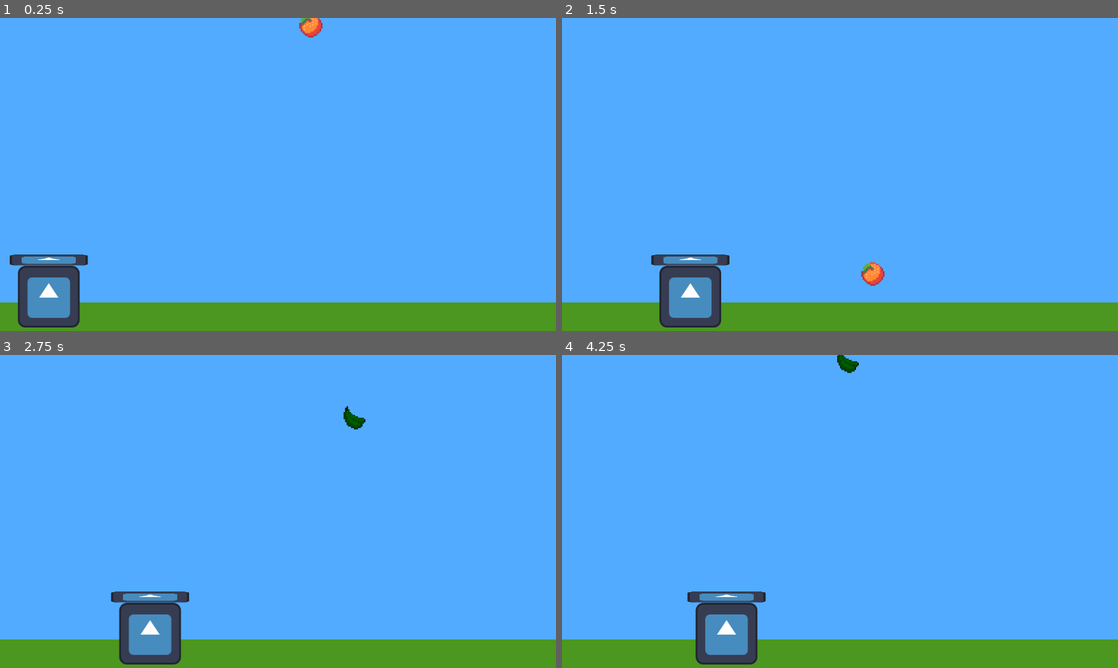
Above: before the commit, frames 1-4 (two rows, left to right).
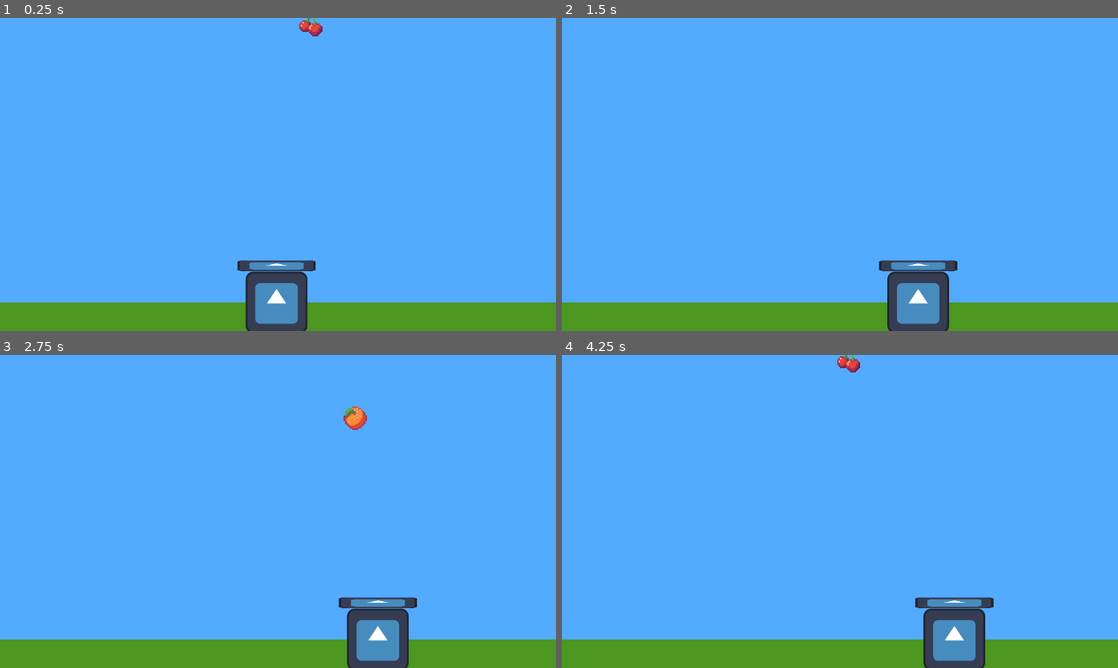
Above: after the commit, the same moments.

Repository: guilhermeSciascio00/FruitDrop
Game: Godot game, scene res://Scenes/game_scene.tscn
Same seed, same stepped clock (60 frames per second), same inputs: the game is played once before the commit and once after it. The engine's default icon, where the game draws it, is replaced by a stand-in: a white triangle on a blue panel in a dark square.
Inputs:
- Up to frame 1 (0.25 s): no input
- Up to frame 2 (1.5 s): hold D (MoveRight) 0.53-1.28 s; hold A (MoveLeft) from 1.28 s (still down)
- Up to frame 3 (2.75 s): release A (MoveLeft) at 2.03 s; hold D (MoveRight) from 2.03 s (still down)
- Up to frame 4 (4.25 s): release D (MoveRight) at 3.53 s; hold A (MoveLeft) from 3.53 s (still down)

The runs differ from the first frame. In frame 1, 5.5% of the frame differs, in the area x 1-58%, y 0-100%; in frame 2, 5.5%; in frame 3, 5.6%, in the area x 19-75%, y 16-100%; in frame 4, 5.5%.

Commit message:
Game Improvements2
Now it's also possible to gather power ups, there are two in the moment, speed power up and a power up to increase the size of
the fruit gatherer(bowl). The game now also has a CurrencyManager, it's still in working progress, however its goal is to
store the player score and the player money. The upgrade_manager will also be built with the shop upgrades in mind.

Diff:
--- a/fruit-drop/Resources/FruitRes/item_banana.tres
+++ b/fruit-drop/Resources/FruitRes/item_banana.tres
@@ -9,4 +9,5 @@
 item_name = "Banana"
 item_points = 150
 item_drop_speed = 1.0
+powerup_type = 2
 metadata/_custom_type_script = "uid://ftfcok65dkhu"
--- a/fruit-drop/Resources/FruitRes/item_cherry.tres
+++ b/fruit-drop/Resources/FruitRes/item_cherry.tres
@@ -9,4 +9,5 @@
 item_name = "Cherry"
 item_points = 175
 item_drop_speed = 1.0
+powerup_type = 2
 metadata/_custom_type_script = "uid://ftfcok65dkhu"
--- a/fruit-drop/Resources/FruitRes/item_orange.tres
+++ b/fruit-drop/Resources/FruitRes/item_orange.tres
@@ -8,4 +8,5 @@
 item_texture = ExtResource("1_dd4gi")
 item_points = 250
 item_drop_speed = 8.0
+powerup_type = 2
 metadata/_custom_type_script = "uid://ftfcok65dkhu"
--- a/fruit-drop/Resources/Item_Resource.gd
+++ b/fruit-drop/Resources/Item_Resource.gd
@@ -7,9 +7,17 @@
 @export var item_points : int
 @export var item_drop_speed : float
 @export var item_type : item_types
+@export var powerup_type : powerup_types
+@export var powerup_duration : float
 
 enum item_types {
 	FRUIT,
 	POWER_UP,
 	HAZARD
 }
+
+enum powerup_types{
+	SPEED,
+	SIZE_INCREASE,
+	NONE
+}
--- /dev/null
+++ b/fruit-drop/Resources/PowerRes/size_increase.tres
@@ -0,0 +1,14 @@
+[gd_resource type="Resource" script_class="ItemRes" load_steps=3 format=3 uid="uid://0dhqvef1ys5k"]
+
+[ext_resource type="Script" uid="uid://ftfcok65dkhu" path="res://Resources/Item_Resource.gd" id="1_g031m"]
+[ext_resource type="Texture2D" uid="uid://dach7doks42md" path="res://Sprites/fruibowl.png" id="1_klliq"]
+
+[resource]
+script = ExtResource("1_g031m")
+item_texture = ExtResource("1_klliq")
+item_name = "SizeIncreasePowerUP"
+item_drop_speed = 12.0
+item_type = 1
+powerup_type = 1
+powerup_duration = 3.0
+metadata/_custom_type_script = "uid://ftfcok65dkhu"
--- /dev/null
+++ b/fruit-drop/Resources/PowerRes/speed_powerUp.tres
@@ -0,0 +1,13 @@
+[gd_resource type="Resource" script_class="ItemRes" load_steps=3 format=3 uid="uid://cv4fsdq6hk0dv"]
+
+[ext_resource type="Script" uid="uid://ftfcok65dkhu" path="res://Resources/Item_Resource.gd" id="1_0ihob"]
+[ext_resource type="Texture2D" uid="uid://buqhdd2rum2f1" path="res://Sprites/Boots.png" id="1_1vyph"]
+
+[resource]
+script = ExtResource("1_0ihob")
+item_texture = ExtResource("1_1vyph")
+item_name = "SpeedPowerUp"
+item_drop_speed = 12.0
+item_type = 1
+powerup_duration = 3.0
+metadata/_custom_type_script = "uid://ftfcok65dkhu"
--- a/fruit-drop/Resources/Sets/ItemSet00.tres
+++ b/fruit-drop/Resources/Sets/ItemSet00.tres
@@ -6,8 +6,10 @@
 [ext_resource type="Resource" uid="uid://cdy38x80vmajh" path="res://Resources/HazardRes/poisoned_banana.tres" id="3_tk5mn"]
 [ext_resource type="Resource" uid="uid://dr00jy5in6dju" path="res://Resources/FruitRes/item_orange.tres" id="4_sss1m"]
 [ext_resource type="Resource" uid="uid://cbrrdweg7b377" path="res://Resources/HazardRes/poisoned_cherry.tres" id="5_31yeb"]
+[ext_resource type="Resource" uid="uid://0dhqvef1ys5k" path="res://Resources/PowerRes/size_increase.tres" id="6_dfcua"]
+[ext_resource type="Resource" uid="uid://cv4fsdq6hk0dv" path="res://Resources/PowerRes/speed_powerUp.tres" id="7_i0jda"]
 
 [resource]
 script = ExtResource("1_2jd7q")
-itemslist = Array[Resource]([ExtResource("1_4q5yu"), ExtResource("2_xsy6q"), ExtResource("3_tk5mn"), ExtResource("4_sss1m"), ExtResource("5_31yeb")])
+itemslist = Array[Resource]([ExtResource("1_4q5yu"), ExtResource("2_xsy6q"), ExtResource("3_tk5mn"), ExtResource("4_sss1m"), ExtResource("5_31yeb"), ExtResource("4_sss1m"), ExtResource("6_dfcua"), ExtResource("7_i0jda"), ExtResource("1_4q5yu"), ExtResource("2_xsy6q"), ExtResource("4_sss1m")])
 metadata/_custom_type_script = "uid://c0bwvphepgp3k"
--- a/fruit-drop/Scenes/game_scene.tscn
+++ b/fruit-drop/Scenes/game_scene.tscn
@@ -28,7 +28,7 @@
 
 [node name="Player" parent="." instance=ExtResource("2_b6fju")]
 unique_name_in_owner = true
-position = Vector2(101, 577)
+position = Vector2(573, 589)
 collision_mask = 2
 
 [node name="ItemCleaner" parent="." instance=ExtResource("3_6h5vk")]
--- a/fruit-drop/Scenes/player.tscn
+++ b/fruit-drop/Scenes/player.tscn
@@ -44,4 +44,12 @@
 scale = Vector2(1.265, 0.175)
 texture = ExtResource("1_v0iea")
 
+[node name="PowerUP01" type="Timer" parent="."]
+one_shot = true
+
+[node name="PowerUP02" type="Timer" parent="."]
+one_shot = true
+
 [connection signal="body_entered" from="FruitGatherer" to="." method="_on_fruit_gatherer_body_entered"]
+[connection signal="timeout" from="PowerUP01" to="." method="_on_power_up_01_timeout"]
+[connection signal="timeout" from="PowerUP02" to="." method="_on_power_up_02_timeout"]
--- /dev/null
+++ b/fruit-drop/Scripts/currency_manager.gd
@@ -0,0 +1,16 @@
+extends Node
+
+var current_score : float = 0
+var high_score : float = 0
+var money_amount : float = 0
+
+const MAX_SCORE_CAP : float = 500.0
+
+func add_score(score_amount : float) -> void:
+	current_score += score_amount
+
+	if score_amount > MAX_SCORE_CAP:
+		score_amount = MAX_SCORE_CAP
+
+	if current_score < 0:
+		current_score = 0
--- a/fruit-drop/Scripts/item_base.gd
+++ b/fruit-drop/Scripts/item_base.gd
@@ -6,6 +6,8 @@
 var item_points : float
 var item_drop_speed : float
 var item_type : ItemRes.item_types
+var power_up_type : ItemRes.powerup_types
+var power_up_duration : float
 @onready var sprite_2d: Sprite2D = $Sprite2D
 
 
@@ -39,6 +41,9 @@
 	item_drop_speed = random_item.item_drop_speed
 	sprite_2d.texture = random_item.item_texture
 	item_type = random_item.item_type
+	if item_type == ItemRes.item_types.POWER_UP:
+		power_up_type = random_item.powerup_type
+		power_up_duration = random_item.powerup_duration
 
 func poison_the_fruit() -> void:
 	if item_type == ItemRes.item_types.HAZARD:
--- a/fruit-drop/Scripts/player.gd
+++ b/fruit-drop/Scripts/player.gd
@@ -3,9 +3,18 @@
 @export var player_speed : float
 @export var bounds_offset : float
 var player_lives : int = 3
+const SPEED_CAP : float = 1200
+var has_speed_powerUP : bool = false
+var has_sizeI_powerUP : bool = false
+var player_speed_temp : float
+var fruit_gatherer_sizeI_temp : float
 @onready var is_game_over: bool = false
+
 #References
 @onready var fruit_gatherer: Area2D = $FruitGatherer
+@onready var power_up_01: Timer = $PowerUP01
+@onready var power_up_02: Timer = $PowerUP02
+
 
 signal on_game_over
 
@@ -17,7 +26,8 @@
 
 func get_player_movement() -> void:
 	var direction : float = Input.get_axis("MoveLeft", "MoveRight")
-	var movement : Vector2 = Vector2(direction * player_speed, 0)
+	var clamped_speed : float = clampf(player_speed, 0, SPEED_CAP)
+	var movement : Vector2 = Vector2(direction * clamped_speed, 0)
 	velocity = movement
 
 func player_movement_boundaries() -> void:
@@ -36,13 +46,39 @@
 	if body is ItemBase:
 		match (body.item_type):
 			ItemRes.item_types.FRUIT:
-				print("We've got a fruit")
-				#Increase the score
+				#print("We've got a fruit")
+				CurrencyManager.add_score(body.item_points)
 				body.queue_free()
+
 			ItemRes.item_types.POWER_UP:
-				print("We've got a pw-up")
+				#print("We've got a pw-up")
+				if body.power_up_type == ItemRes.powerup_types.SPEED and not has_speed_powerUP:
+					power_up_01.wait_time = body.power_up_duration
+					player_speed_temp = player_speed
+					player_speed *= 2
+					has_speed_powerUP = true
+					power_up_01.start()
+
+				elif body.power_up_type == ItemRes.powerup_types.SIZE_INCREASE and not has_sizeI_powerUP:
+					power_up_02.wait_time = body.power_up_duration
+					fruit_gatherer_sizeI_temp = fruit_gatherer.scale.x
+					fruit_gatherer.scale.x += 1
+					has_sizeI_powerUP = true
+					power_up_02.start()
 				body.queue_free()
+
 			ItemRes.item_types.HAZARD:
-				print("Oh no, we got hit")
+				#print("Oh no, we got hit")
+				#Negative points will be subtracted by the score amount
+				CurrencyManager.add_score(body.item_points)
 				take_damage()
 				body.queue_free()
+
+
+func _on_power_up_01_timeout() -> void:
+	has_speed_powerUP = false
+	player_speed = player_speed_temp
+
+func _on_power_up_02_timeout() -> void:
+	has_sizeI_powerUP = false
+	fruit_gatherer.scale.x = fruit_gatherer_sizeI_temp
--- /dev/null
+++ b/fruit-drop/Scripts/upgrade_manager.gd
@@ -0,0 +1,11 @@
+extends Node
+
+
+# Called when the node enters the scene tree for the first time.
+func _ready() -> void:
+	pass # Replace with function body.
+
+
+# Called every frame. 'delta' is the elapsed time since the previous frame.
+func _process(delta: float) -> void:
+	pass
--- a/fruit-drop/project.godot
+++ b/fruit-drop/project.godot
@@ -14,6 +14,11 @@
 run/main_scene="uid://bnvqpftqfladg"
 config/features=PackedStringArray("4.5", "Forward Plus")
 config/icon="res://Sprites/icon.svg"
+
+[autoload]
+
+CurrencyManager="*res://Scripts/currency_manager.gd"
+UpgradeManager="*res://Scripts/upgrade_manager.gd"
 
 [display]
 
Not shown: 1 places in fruit-drop/Resources/Sets/ItemSet00.tres that only renumber resources
Not shown, added: fruit-drop/Scripts/currency_manager.gd.uid
Not shown, added: fruit-drop/Scripts/upgrade_manager.gd.uid
Binary file added: fruit-drop/Sprites/Boots.png
Not shown, added: fruit-drop/Sprites/Boots.png.import
Binary file added: fruit-drop/Sprites/fruibowl.png
Not shown, added: fruit-drop/Sprites/fruibowl.png.import
